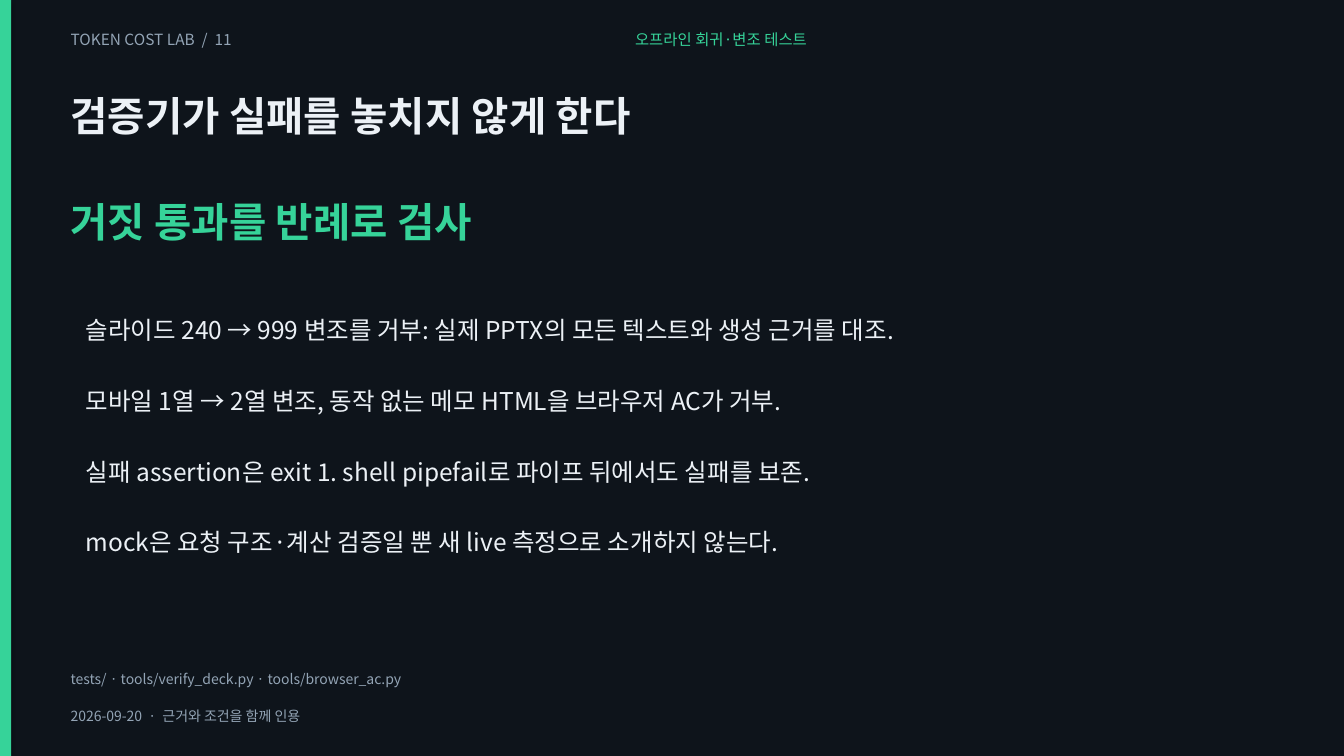
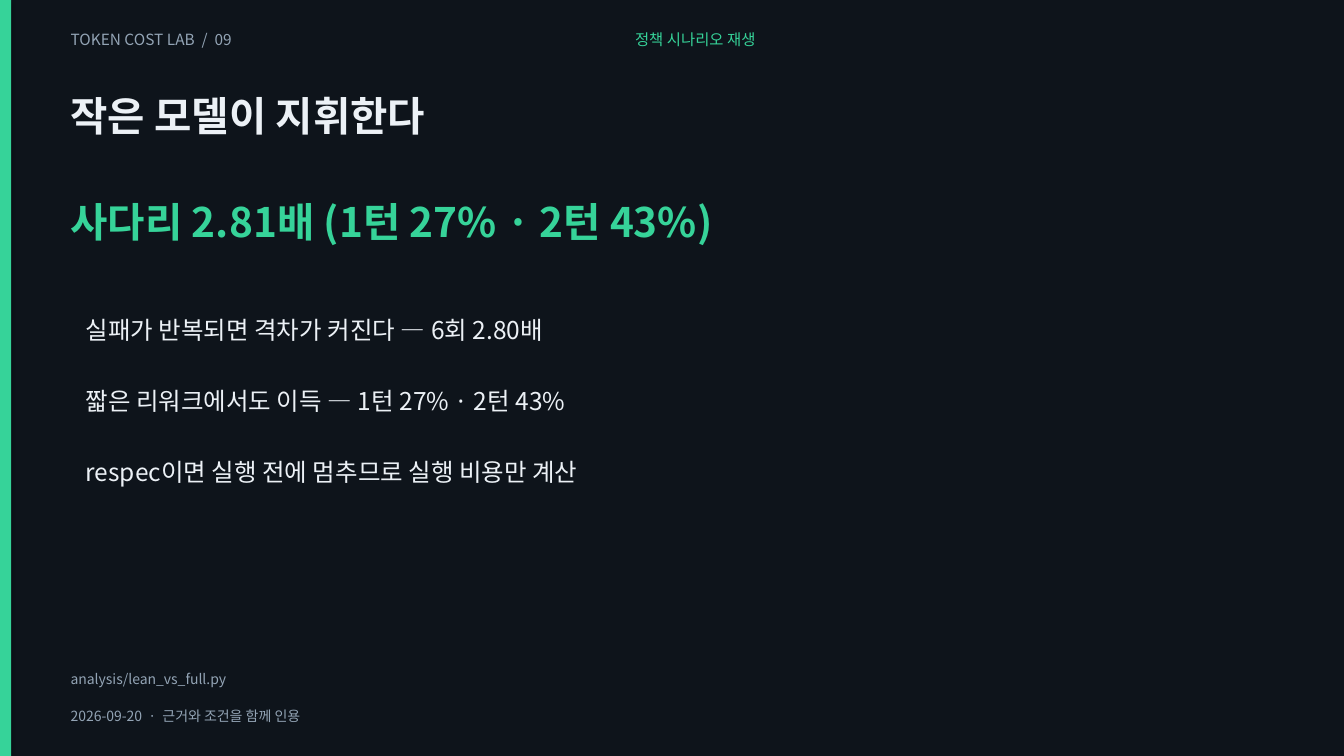
Before and after one commit to giyeop-cody/token-cost-lab, a slide deck: slide 9 of presentation/token_cost_agent.pptx (slide 11 before the commit). Drawn at 1344x756 pixels with LibreOffice and Linux fonts; fonts in the diff are those of the drawing. Boxes give left, top, right and bottom in pixels: in the first picture for what was removed or moved away, otherwise in the second. Text is boxed around its words. In the diff, an @@ line names an element or a change of style, - is before the commit and + after.

```diff
--- a/presentation/token_cost_agent.pptx
+++ b/presentation/token_cost_agent.pptx
@@ text at (71,33,232,45): text changed @@
-TOKEN COST LAB / 11
+TOKEN COST LAB / 09
@@ text at (635,32,755,46): text changed @@
-오프라인 회귀·변조 테스트
+정책 시나리오 재생
@@ text at (71,96,425,135): text changed @@
-검증기가 실패를 놓치지 않게 한다
+작은 모델이 지휘한다
@@ text at (71,203,712,245): text changed @@
-거짓 통과를 반례로 검사
+사다리 2.81배 (1턴 27% · 2턴 43%)
@@ text at (86,318,543,341): text changed @@
-슬라이드 240 → 999 변조를 거부: 실제 PPTX의 모든 텍스트와 생성 근거를 대조.
+실패가 반복되면 격차가 커진다 — 6회 2.80배
@@ text at (86,389,566,412): text changed @@
-모바일 1열 → 2열 변조, 동작 없는 메모 HTML을 브라우저 AC가 거부.
+짧은 리워크에서도 이득 — 1턴 27% · 2턴 43%
@@ text at (86,460,577,487): text changed @@
-실패 assertion은 exit 1. shell pipefail로 파이프 뒤에서도 실패를 보존.
+respec이면 실행 전에 멈추므로 실행 비용만 계산
@@ text removed at (86,530,779,553) @@
-mock은 요청 구조·계산 검증일 뿐 새 live 측정으로 소개하지 않는다.
@@ text at (71,673,227,687): text changed @@
-tests/ · tools/verify_deck.py · tools/browser_ac.py
+analysis/lean_vs_full.py
```
Also in this commit, not shown: 17 other slides changed, 28 other files.
